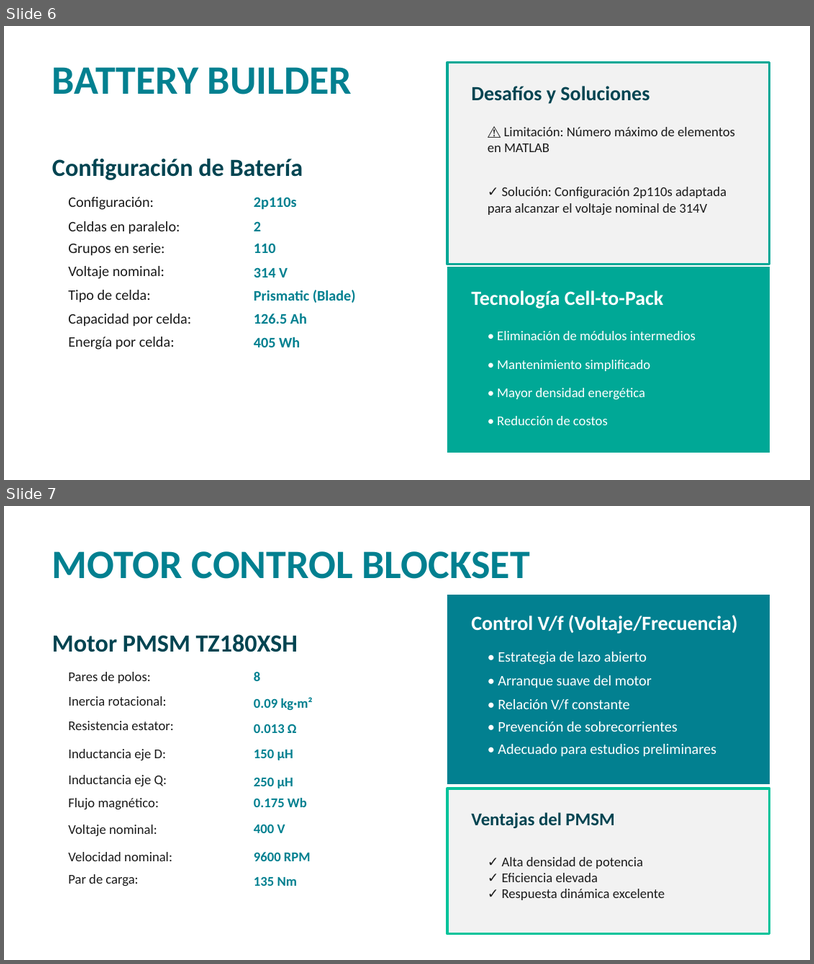
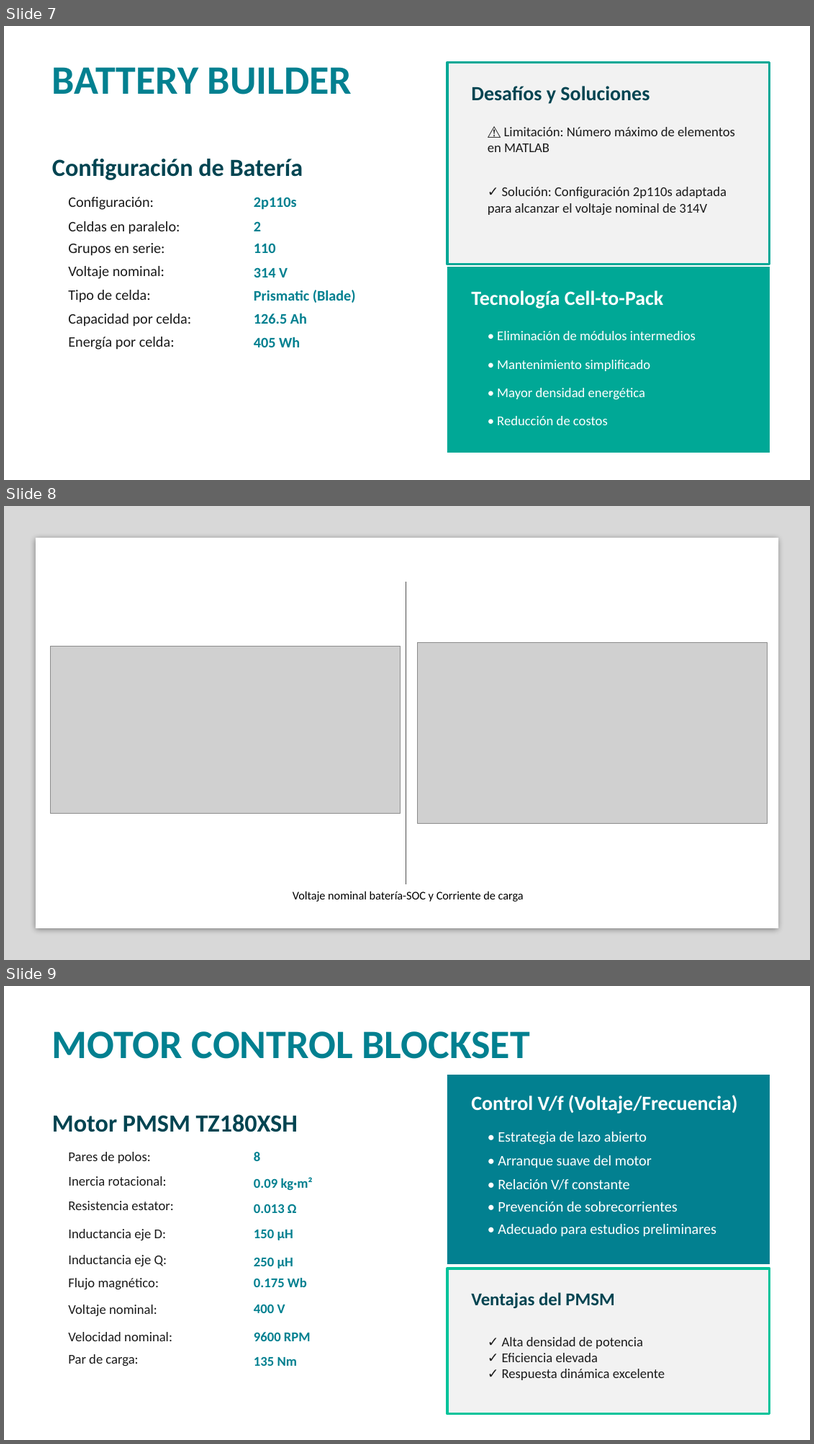
Before and after one commit to Carlos0610R/Alcivar-Rojas-Proyecto-vehiculos-hibridos-y-electricos-segundo-parcial., a slide deck: Alcivar, Rojas Presentacion_Proyecto_EV_MATLAB.pptx. Shown one above the other, each under a label of ours: slides 6 and 7 before the commit, slides 7, 8 and 9 after it. The pictures are 814x964 and 814x1444 pixels, drawn with LibreOffice and Linux fonts; fonts in the diff are those of the drawing; grey boxes stand for pictures. Boxes give left, top, right and bottom in pixels: in the first picture for what was removed or moved away, otherwise in the second. Text is boxed around its words. In the diff, an @@ line names an element or a change of style, - is before the commit and + after.

```diff
--- a/Alcivar, Rojas Presentacion_Proyecto_EV_MATLAB.pptx
+++ b/Alcivar, Rojas Presentacion_Proyecto_EV_MATLAB.pptx
@@ slide 8 added at [4, 506, 810, 960], background #FFFFFF @@
@@ rectangle added at [4, 506, 810, 959], fill #808080 at 30% opacity @@
@@ rectangle added at [36, 538, 779, 928], fill #FFFFFF @@
@@ line added from (406, 582) to (406, 884), #4E4E4E 0.5 pt @@
@@ picture added at [50, 646, 400, 813] @@
@@ picture added at [418, 642, 768, 824] @@
@@ text added at [293, 890, 524, 901], 10.5 pt, text #000000 @@
+Voltaje nominal batería-SOC y Corriente de carga
@@ what was slide 6 is now slide 7 @@
@@ what was slide 7 is now slide 9 @@
```
Also in this commit, not shown: 1 slide changed, 2 other slides added, 1 slide removed.
